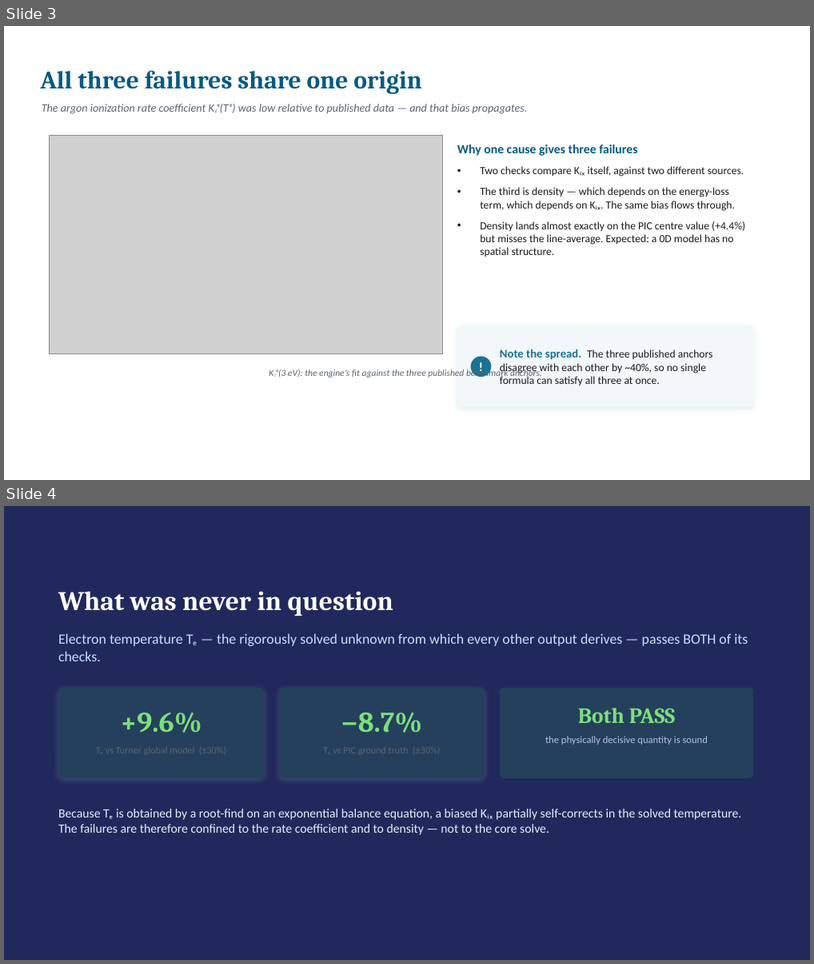
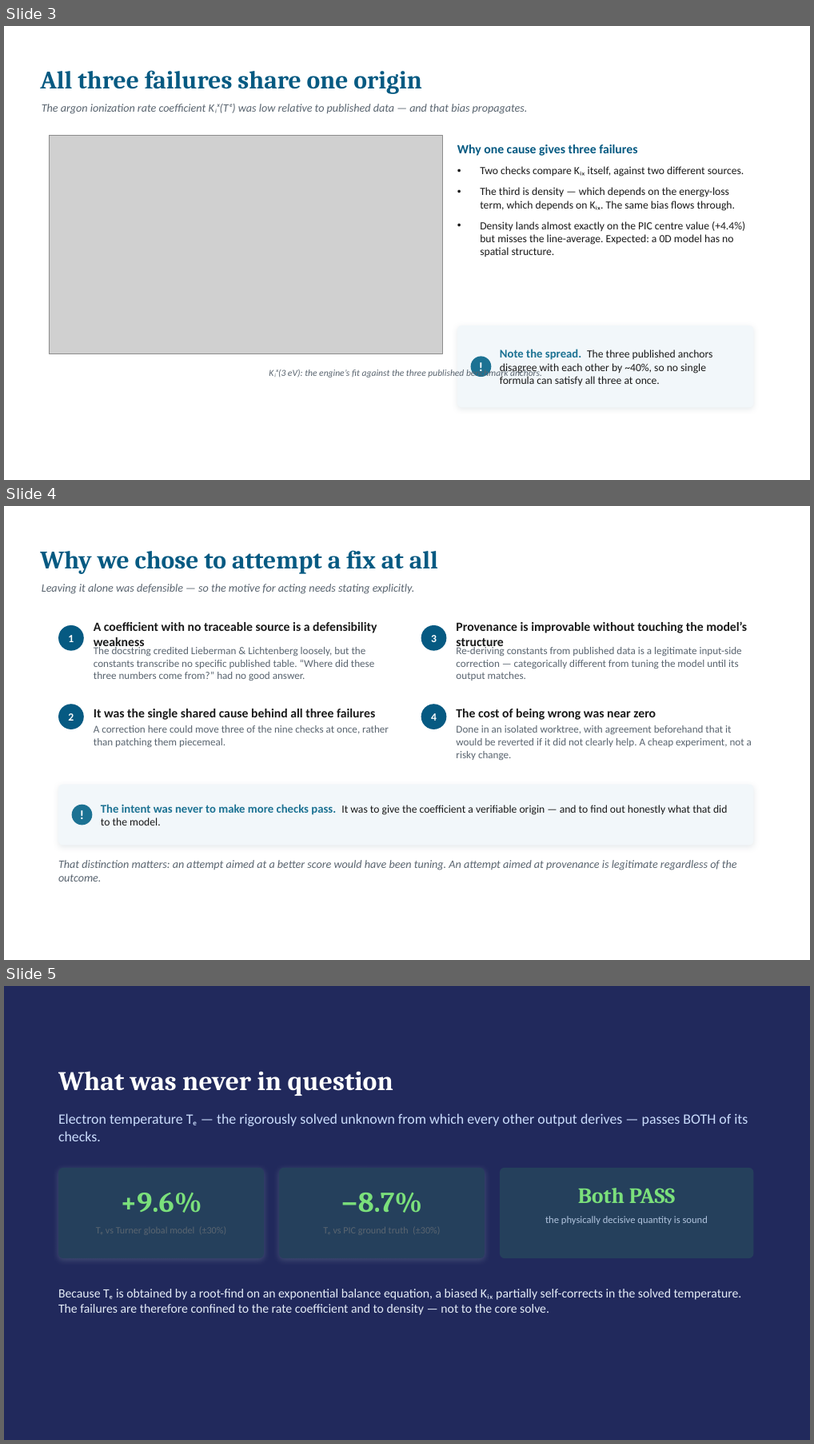
Before and after one commit to rayyantaimoor1/plasma-digital-twin, a slide deck: error_fixing_attempts/Kiz_Refit_Attempt_Presentation.pptx. Shown one above the other, each under a label of ours: slides 3 and 4 before the commit, slides 3, 4 and 5 after it. The pictures are 814x964 and 814x1444 pixels, drawn with LibreOffice and Linux fonts; fonts in the diff are those of the drawing; grey boxes stand for pictures. Boxes give left, top, right and bottom in pixels: in the first picture for what was removed or moved away, otherwise in the second. Text is boxed around its words. In the diff, an @@ line names an element or a change of style, - is before the commit and + after.

```diff
--- a/error_fixing_attempts/Kiz_Refit_Attempt_Presentation.pptx
+++ b/error_fixing_attempts/Kiz_Refit_Attempt_Presentation.pptx
@@ slide 4 added at (x1=4, y1=506, x2=810, y2=960), background #FFFFFF @@
@@ text added at (x1=40, y1=550, x2=438, y2=574), 30 pt, text #065A82, bold @@
+Why we chose to attempt a fix at all
@@ text added at (x1=42, y1=584, x2=415, y2=594), 13.5 pt, text #5A6570, italic @@
+Leaving it alone was defensible — so the motive for acting needs stating explicitly.
@@ ellipse added at (x1=58, y1=625, x2=84, y2=651), fill #065A82 @@
@@ text added at (x1=94, y1=622, x2=377, y2=649), 15 pt, text #1A1A1A, bold @@
+A coefficient with no traceable source is a defensibility weakness
@@ ellipse added at (x1=422, y1=625, x2=447, y2=651), fill #065A82 @@
@@ text added at (x1=456, y1=621, x2=747, y2=649), 15 pt, text #1A1A1A, bold @@
+Provenance is improvable without touching the model’s structure
@@ text added at (x1=68, y1=635, x2=74, y2=642), 13 pt, text #FFFFFF, bold @@
+1
@@ text added at (x1=94, y1=645, x2=374, y2=680), 12.5 pt, text #5A6570 @@
+The docstring credited Lieberman & Lichtenberg loosely, but the constants transcribe no specific published table. “Where did these three numbers come from?” had no good answer.
@@ text added at (x1=431, y1=635, x2=437, y2=642), 13 pt, text #FFFFFF, bold @@
+3
@@ text added at (x1=456, y1=645, x2=742, y2=680), 12.5 pt, text #5A6570 @@
+Re-deriving constants from published data is a legitimate input-side correction — categorically different from tuning the model until its output matches.
@@ ellipse added at (x1=58, y1=704, x2=84, y2=729), fill #065A82 @@
@@ text added at (x1=68, y1=713, x2=74, y2=720), 13 pt, text #FFFFFF, bold @@
+2
@@ text added at (x1=94, y1=708, x2=375, y2=720), 15 pt, text #1A1A1A, bold @@
+It was the single shared cause behind all three failures
@@ ellipse added at (x1=422, y1=704, x2=447, y2=729), fill #065A82 @@
@@ text added at (x1=431, y1=713, x2=437, y2=720), 13 pt, text #FFFFFF, bold @@
+4
@@ text added at (x1=456, y1=708, x2=656, y2=720), 15 pt, text #1A1A1A, bold @@
+The cost of being wrong was near zero
@@ text added at (x1=94, y1=725, x2=389, y2=747), 12.5 pt, text #5A6570 @@
+A correction here could move three of the nine checks at once, rather than patching them piecemeal.
@@ text added at (x1=456, y1=725, x2=752, y2=760), 12.5 pt, text #5A6570 @@
+Done in an isolated worktree, with agreement beforehand that it would be reverted if it did not clearly help. A cheap experiment, not a risky change.
@@ rounded rectangle added at (x1=58, y1=784, x2=754, y2=844), fill #F2F7FA @@
@@ ellipse added at (x1=72, y1=804, x2=92, y2=825), fill #1C7293 @@
@@ text added at (x1=72, y1=804, x2=92, y2=825), 15 pt, text #FFFFFF, bold @@
+!
@@ text added at (x1=101, y1=804, x2=727, y2=825), 13 pt, text #1A1A1A @@
+The intent was never to make more checks pass. It was to give the coefficient a verifiable origin — and to find out honestly what that did to the model.
@@ text added at (x1=58, y1=860, x2=738, y2=881), 13.5 pt, text #5A6570, italic @@
+That distinction matters: an attempt aimed at a better score would have been tuning. An attempt aimed at provenance is legitimate regardless of the outcome.
@@ what was slide 4 is now slide 5 @@
```
Also in this commit, not shown: 2 other slides added, 6 other files.
